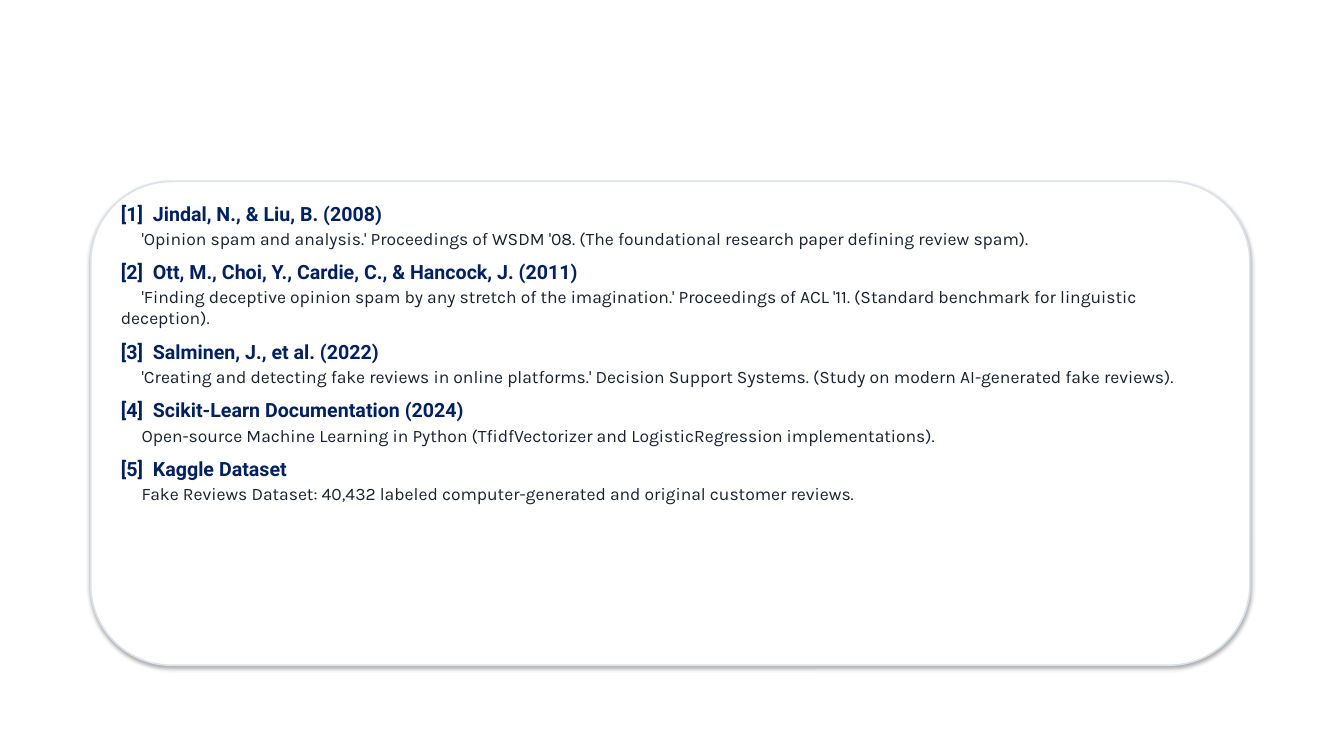
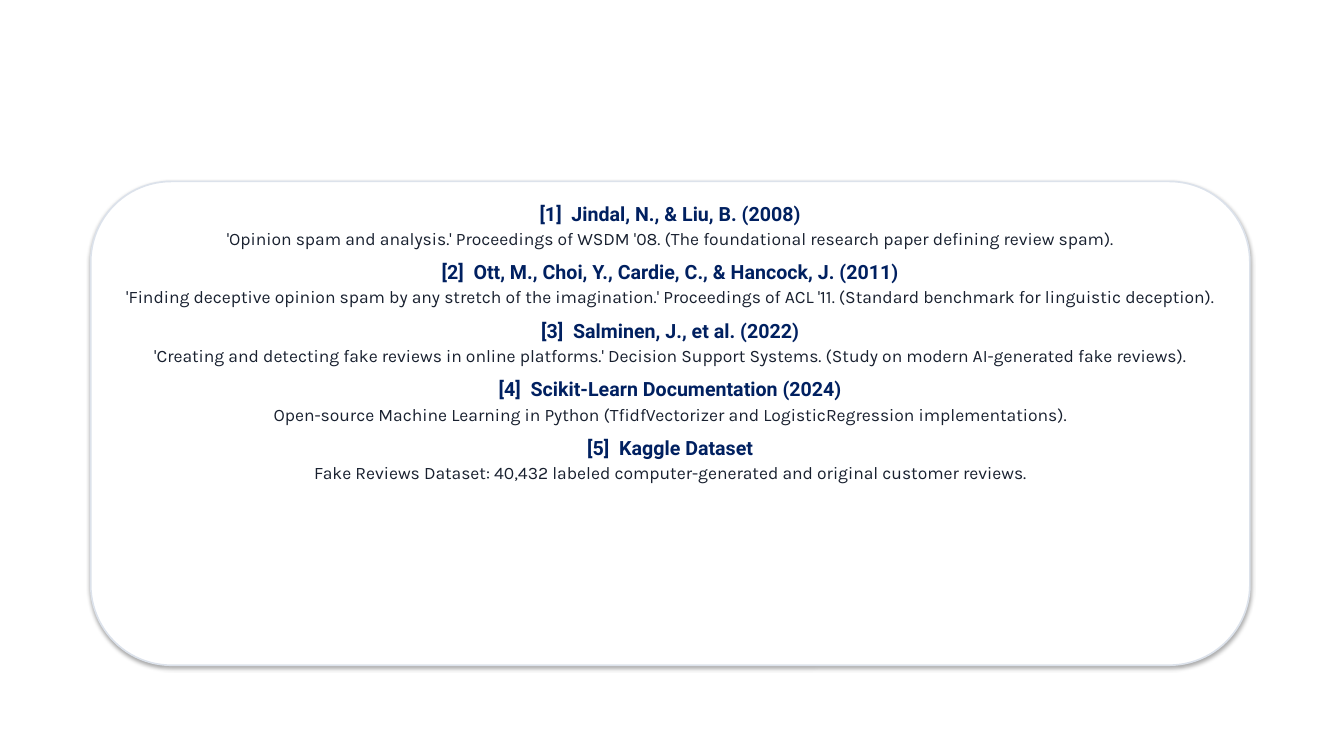
Before and after one commit to muskanpapdiwal/TrustCheck, a slide deck: slide 9 of TrustCheck_Midsem_Presentation.pptx. Drawn at 1344x756 pixels with LibreOffice and Linux fonts; fonts in the diff are those of the drawing; background and template pictures are left out. Boxes give left, top, right and bottom in pixels: in the first picture for what was removed or moved away, otherwise in the second. Text is boxed around its words. In the diff, an @@ line names an element or a change of style, - is before the commit and + after.

```diff
--- a/TrustCheck_Midsem_Presentation.pptx
+++ b/TrustCheck_Midsem_Presentation.pptx
@@ text "[1] Jindal, N., & Liu, ..." at (x1=126, y1=204, x2=1214, y2=484): alignment left to centre @@
```
Also in this commit, not shown: 6 other slides changed, 2 other files.
